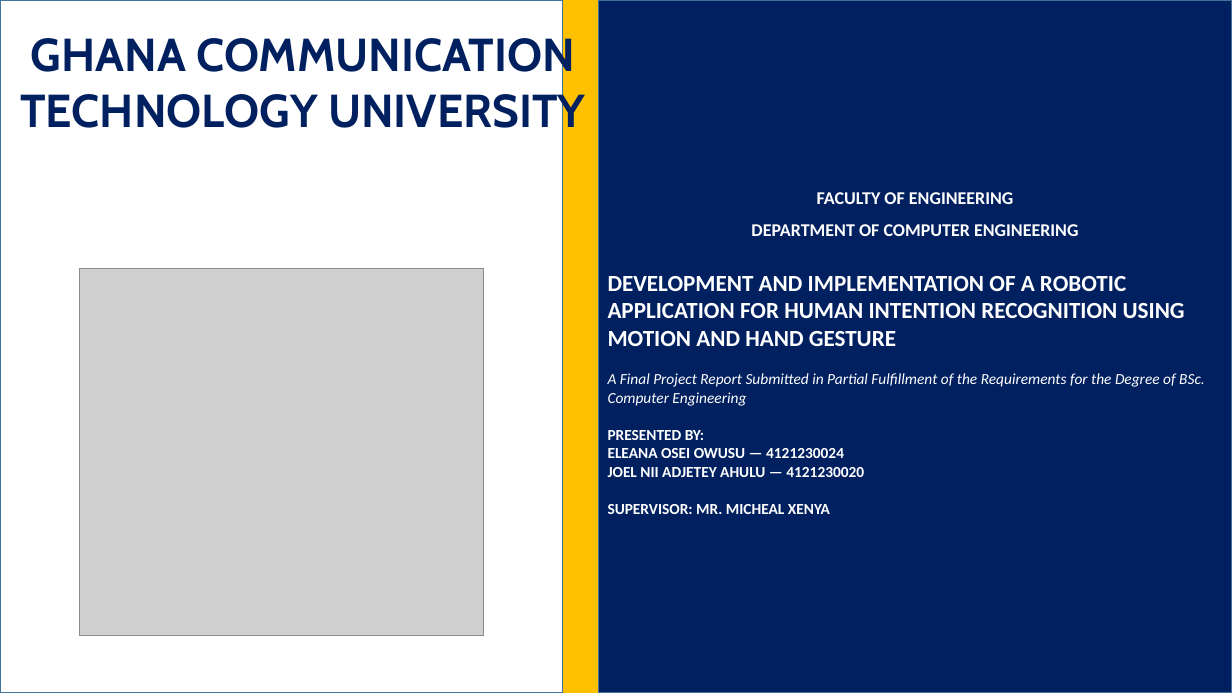
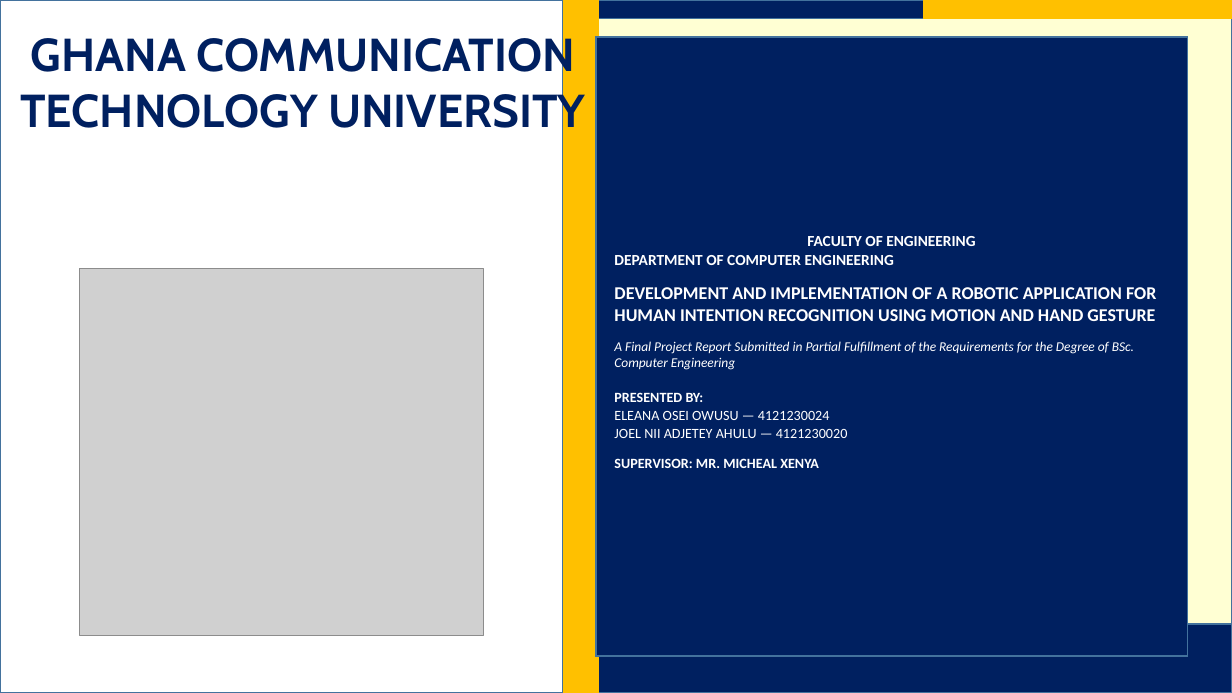
Before and after one commit to AJFACULTY/Intention-Recognition, a slide deck: slide 1 of write_up/Project Final Defense Slides_ENHANCED.pptx. Drawn at 1232x693 pixels with LibreOffice and Linux fonts; fonts in the diff are those of the drawing; grey boxes stand for pictures; background and template pictures are left out. Boxes give left, top, right and bottom in pixels: in the first picture for what was removed or moved away, otherwise in the second. Text is boxed around its words. In the diff, an @@ line names an element or a change of style, - is before the commit and + after.

Commit message:
fix(slides): eradicate text bleeding and replace static methodology with accepted 6-phase engineering framework diagram

```diff
--- a/write_up/Project Final Defense Slides_ENHANCED.pptx
+++ b/write_up/Project Final Defense Slides_ENHANCED.pptx
@@ rectangle "FACULTY OF ENGINEERING": place and size @@
-rectangle "FACULTY OF ENGINEERING" at box(599, 0, 1232, 693)
+rectangle "FACULTY OF ENGINEERING" at box(596, 37, 1188, 656)
@@ text in rectangle at box(614, 236, 975, 265): text changed; size 14 to 12 pt @@
-FACULTY OF ENGINEERING
-DEPARTMENT OF COMPUTER ENGINEERING
+FACULTY OF ENGINEERING
+DEPARTMENT OF COMPUTER ENGINEERING
@@ text in rectangle at box(614, 287, 1156, 370): size 18 to 14 pt in "DEVELOPMENT AND IMPLEMENTATION OF A ROBOTIC APPLICATION ..."; size 12 to 10.5 pt in "A Final Project Report Submitted in Partial ..."; more space between paragraphs @@
@@ text in rectangle at box(614, 392, 848, 468): text changed; size 12 to 11 pt; bold off @@
-PRESENTED BY:
-ELEANA OSEI OWUSU — 4121230024
-JOEL NII ADJETEY AHULU — 4121230020
-SUPERVISOR: MR. MICHEAL XENYA
+PRESENTED BY:
+ELEANA OSEI OWUSU — 4121230024
+JOEL NII ADJETEY AHULU — 4121230020
+SUPERVISOR: MR. MICHEAL XENYA
```
Also in this commit, not shown: 14 other slides changed, 4 other files.
